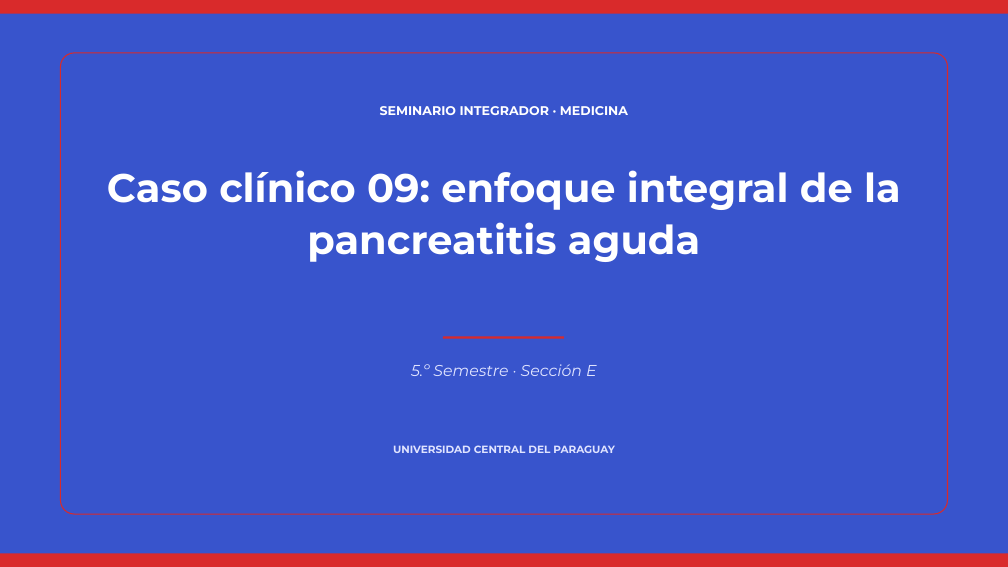
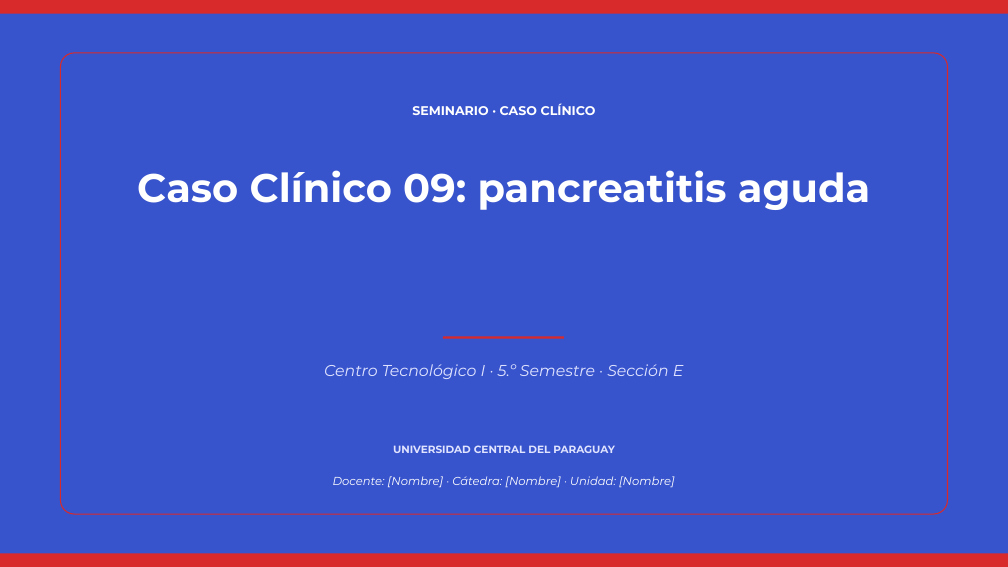
Before and after one commit to rpsin9096/slide-repo-v1, a slide deck: slide 1 of Caso_09_UCP.pptx. Drawn at 1008x567 pixels with LibreOffice and Linux fonts; fonts in the diff are those of the drawing. Boxes give left, top, right and bottom in pixels: in the first picture for what was removed or moved away, otherwise in the second. Text is boxed around its words. In the diff, an @@ line names an element or a change of style, - is before the commit and + after.

```diff
--- a/Caso_09_UCP.pptx
+++ b/Caso_09_UCP.pptx
@@ text at bbox=[412, 103, 596, 115]: text changed @@
-SEMINARIO INTEGRADOR · MEDICINA
+SEMINARIO · CASO CLÍNICO
@@ text at bbox=[137, 170, 870, 210]: text changed @@
-Caso clínico 09: enfoque integral de la pancreatitis aguda
+Caso Clínico 09: pancreatitis aguda
@@ text at bbox=[324, 364, 684, 379]: text changed @@
-5.º Semestre · Sección E
+Centro Tecnológico I · 5.º Semestre · Sección E
@@ text added at bbox=[333, 476, 675, 488], 11 pt, text #FFFFFF, italic @@
+Docente: [Nombre] · Cátedra: [Nombre] · Unidad: [Nombre]
```
Also in this commit, not shown: 11 other slides changed, 2 slides added, 6 slides removed, 2 other files.
